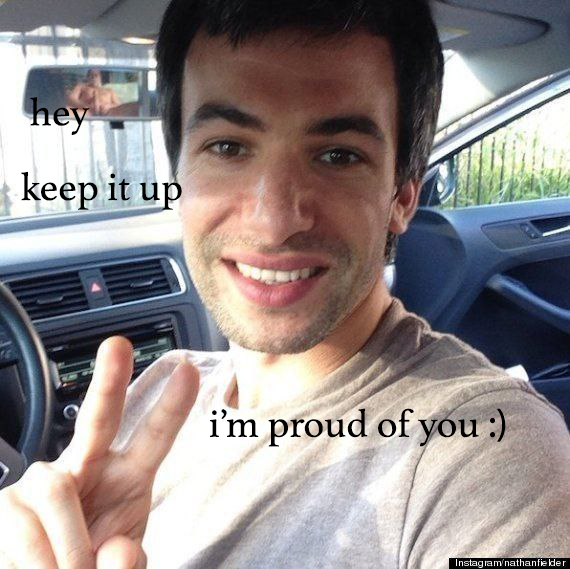
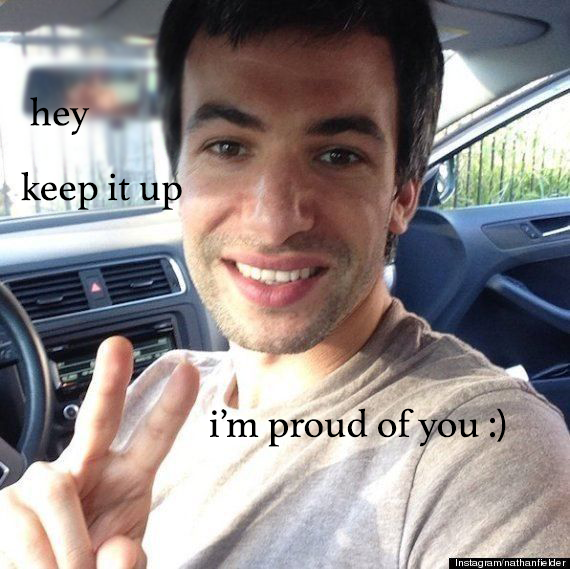
Layered file, before and after one edit (570×569). Changes by layer:
painted on "Background" over [0, 0, 234, 232]
